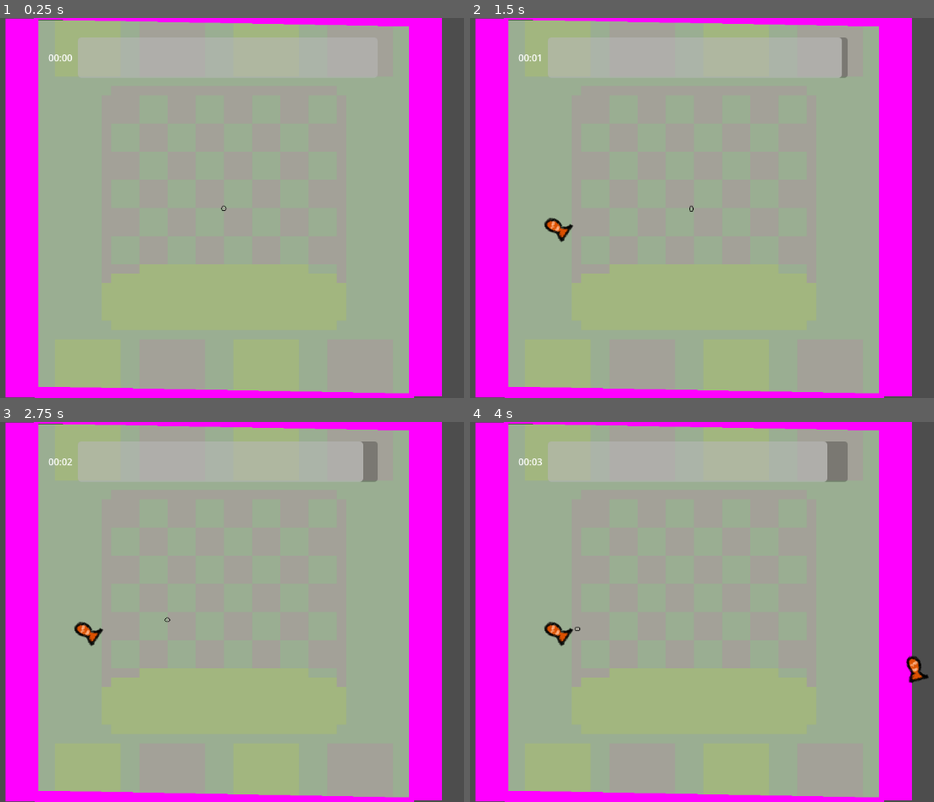
Above: before the commit, frames 1-4 (two rows, left to right).
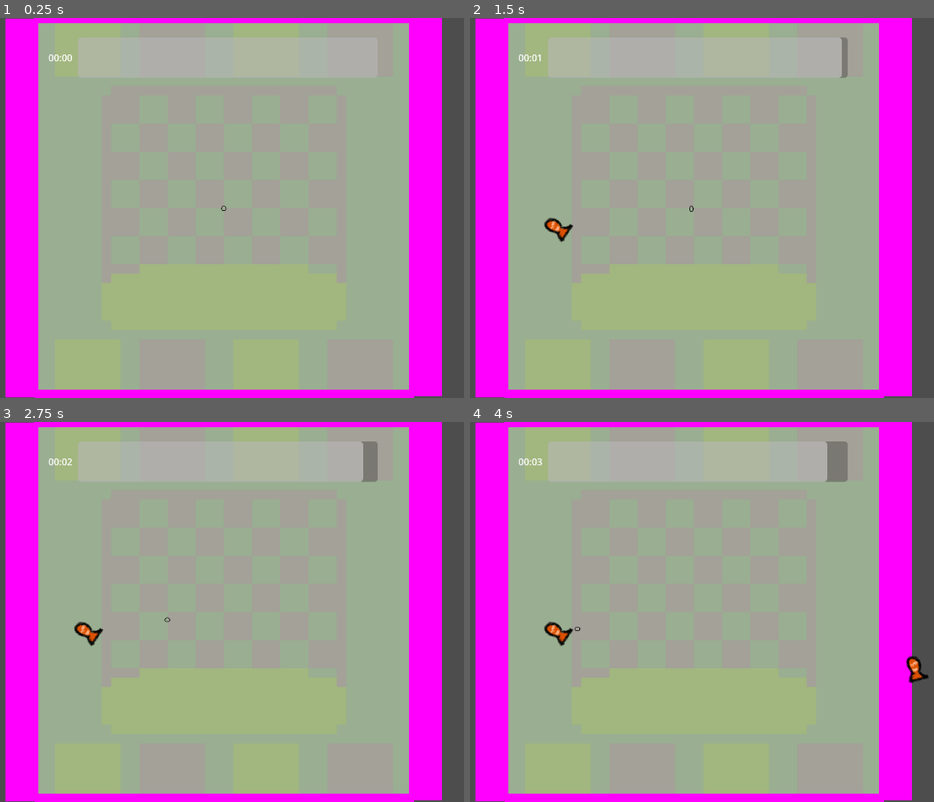
Above: after the commit, the same moments.

Repository: sixrobin/GMTK2024
Game: Godot game, scene res://game.tscn
Two runs of this game, one before a commit and one after it. Both use one fixed random seed, a clock stepped at 60 frames per second and the inputs below.
Inputs (mouse positions are in pixels of both pictures, inside the frame that each line leads up to):
- Up to frame 1 (0.25 s): no input
- Up to frame 2 (1.5 s): tap Enter at 0.5 s; move the mouse to (841, 189) at 0.52 s; hold Right mouse button (ClickObject) 0.53-1.28 s; move the mouse to (558, 227) at 1.27 s; tap Space (SpawnObject) at 1.35 s
- Up to frame 3 (2.75 s): click (88, 631) at 2 s; move the mouse to (292, 528) at 2.02 s; press the mouse at (292, 528) at 2.03 s
- Up to frame 4 (4 s): move the mouse to (660, 688) at 2.77 s; release the mouse at (660, 688) at 2.78 s; right-click (660, 688) at 2.85 s; move the mouse to (896, 669) at 3.52 s; hold Space (SpawnObject) from 3.53 s (still down)

The runs differ from the first frame. In frame 1, 0.9% of the frame differs, in the area x 8-89%, y 0-99%; in frame 2, 0.9%; in frame 3, 0.9%; in frame 4, 0.9%.

Commit message:
Fixed rotated walls

Diff:
--- a/game.tscn
+++ b/game.tscn
@@ -37,13 +37,13 @@
 
 [node name="Wall3" parent="." instance=ExtResource("12_u6lta")]
 position = Vector2(-1, -343)
-rotation = -1.55215
+rotation = -1.5708
 scale = Vector2(0.551646, 6.45975)
 collision_priority = 2.0
 
 [node name="Wall4" parent="." instance=ExtResource("12_u6lta")]
 position = Vector2(1, 338)
-rotation = -1.55215
+rotation = -1.5708
 scale = Vector2(0.551646, 6.45975)
 collision_priority = 2.0
 
Not shown: 1 places in game.tscn that only renumber resources
